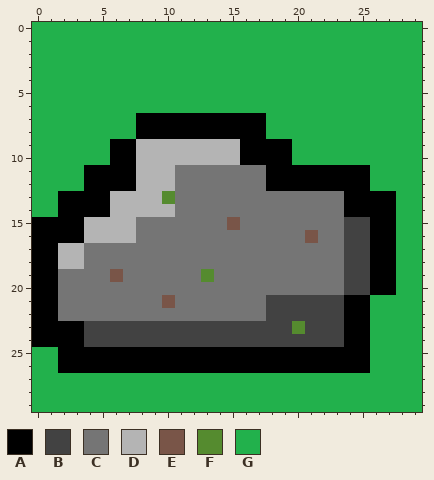
Two states of a pixel-art sprite, Style/bitmap/rock.png. Above is the file before it was changed.
The file is 30x30 pixels.
Palette (. is transparent): A #000000  B #424242  C #757575  D #b4b4b4  E #795548  F #558b2f  G #22b14c
New version:
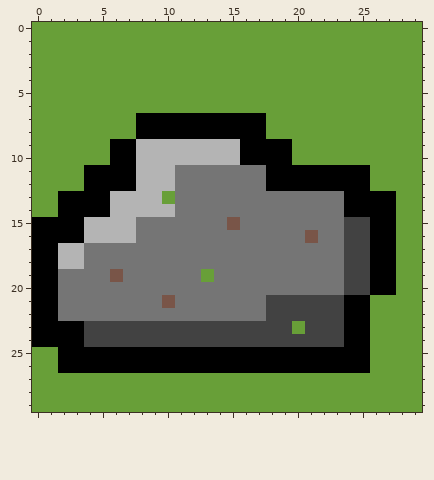
Changes in this commit:
@@ palette @@
-G #22b14c
+G #689f38
@@ x 8..12 @@
 12 DDDCC
-13 DDFCC
+13 DDGCC
 14 DDDCC
@@ x 11..15 @@
 18 CCCCC
-19 CCFCC
+19 CCGCC
 20 CCCCC
@@ x 18..22 @@
 22 BBBBB
-23 BBFBB
+23 BBGBB
 24 BBBBB
